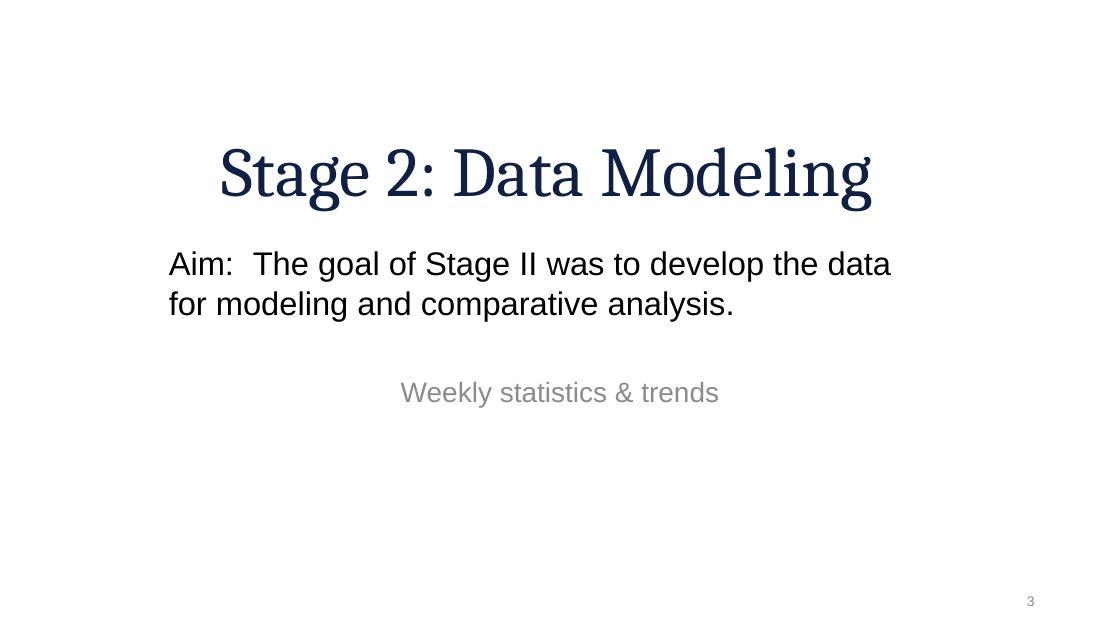
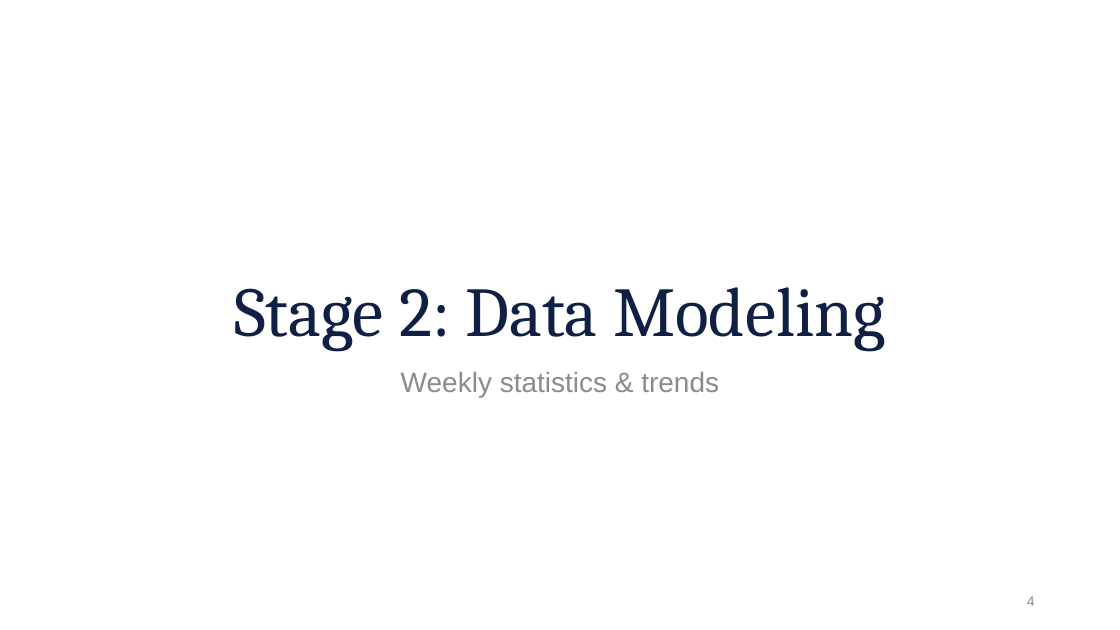
Before and after one commit to aiwayemi/Group-1, a slide deck: slide 4 of ProjPresentation.pptx (slide 3 before the commit). Drawn at 1120x630 pixels with LibreOffice and Linux fonts; fonts in the diff are those of the drawing; background and template pictures are left out. Boxes give left, top, right and bottom in pixels: in the first picture for what was removed or moved away, otherwise in the second. Text is boxed around its words. In the diff, an @@ line names an element or a change of style, - is before the commit and + after.

```diff
--- a/ProjPresentation.pptx
+++ b/ProjPresentation.pptx
@@ text removed at [169, 251, 892, 321] @@
-Aim: The goal of Stage II was to develop the data for modeling and comparative analysis.
@@ title "Stage 2: Data Modeling": place and size @@
-title "Stage 2: Data Modeling" at [221, 147, 873, 211]
+title "Stage 2: Data Modeling" at [234, 287, 886, 351]
@@ text "Weekly statistics & trends": place and size @@
-text "Weekly statistics & trends" at [401, 382, 719, 407]
+text "Weekly statistics & trends" at [401, 372, 719, 398]
@@ page number at [1027, 596, 1035, 606]: text changed @@
-3
+4
```
Also in this commit, not shown: 7 other slides changed, 2 slides added, 2 slides removed.
